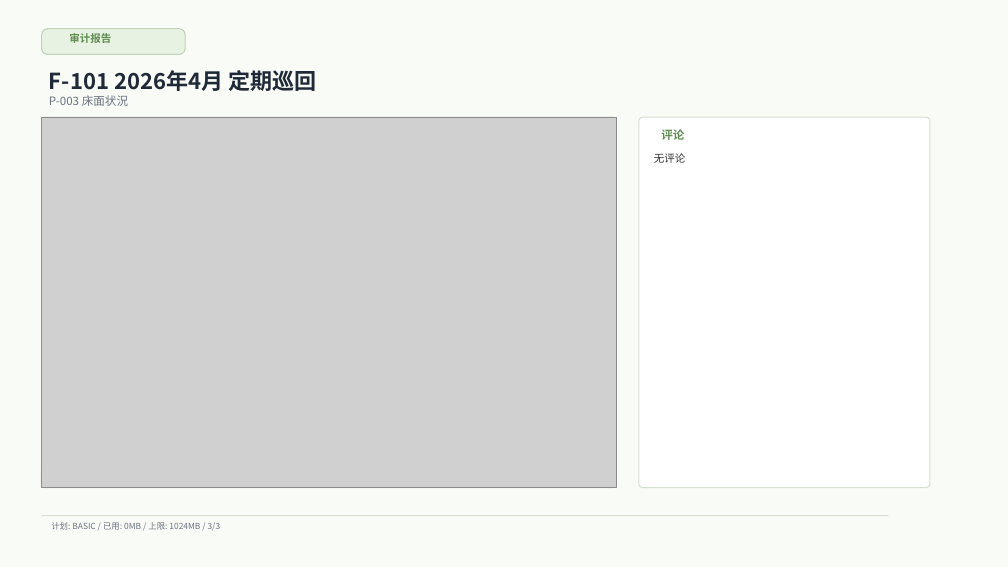
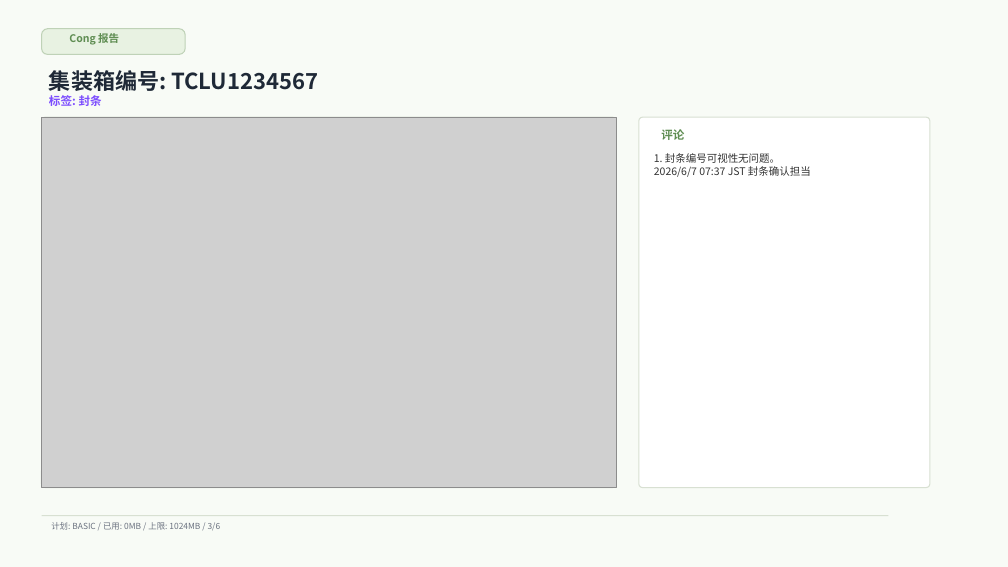
Before and after one commit to intK-bell/kansa, a slide deck: slide 3 of frontend/demo-assets/demo-export-high-sample-zh-cn.pptx. Drawn at 1008x567 pixels with LibreOffice and Linux fonts; fonts in the diff are those of the drawing; grey boxes stand for pictures. Boxes give left, top, right and bottom in pixels: in the first picture for what was removed or moved away, otherwise in the second. Text is boxed around its words. In the diff, an @@ line names an element or a change of style, - is before the commit and + after.

Commit message:
multi-lang-cong

```diff
--- a/frontend/demo-assets/demo-export-high-sample-zh-cn.pptx
+++ b/frontend/demo-assets/demo-export-high-sample-zh-cn.pptx
@@ text at bbox=[69, 32, 119, 46]: text changed @@
-审计报告
+Cong 报告
@@ text at bbox=[49, 70, 318, 91]: text changed @@
-F-101 2026年4月 定期巡回
+集装箱编号: TCLU1234567
@@ text at bbox=[49, 95, 102, 106]: text changed; text colour #6B7280 to #7C4DFF; bold on @@
-P-003 床面状況
+标签: 封条
@@ text at bbox=[654, 153, 811, 177]: text changed @@
-无评论
+1. 封条编号可视性无问题。
+2026/6/7 07:37 JST 封条确认担当
```
Also in this commit, not shown: 1 other slide changed, 4 slides added, 1 slide removed, 19 other files.
